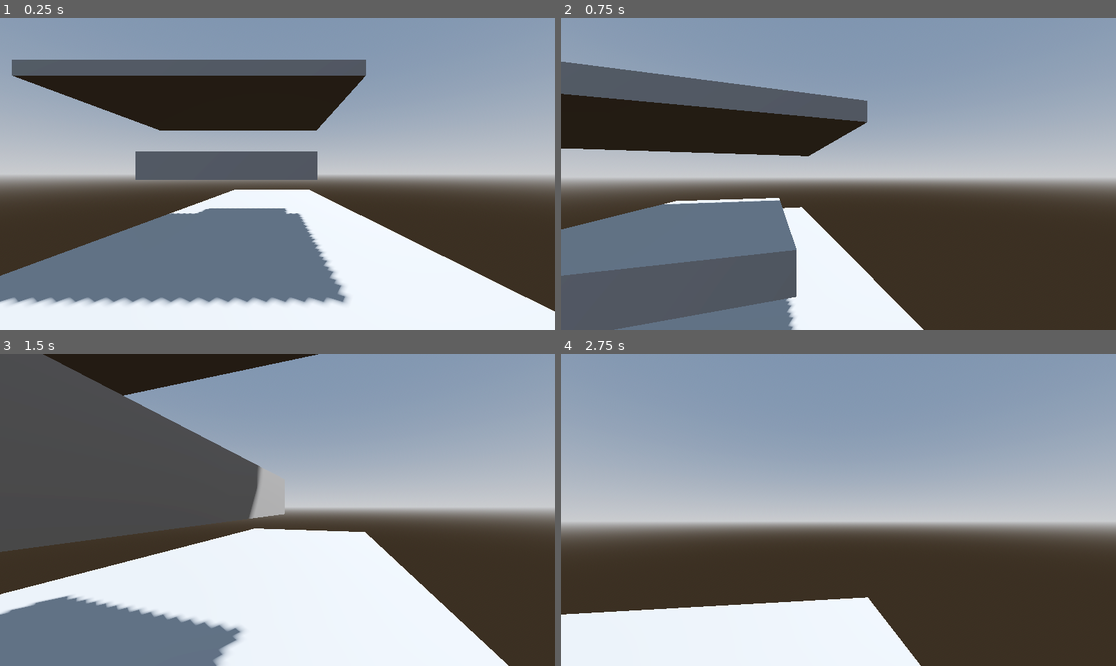
Above: before the commit, frames 1-4 (two rows, left to right).
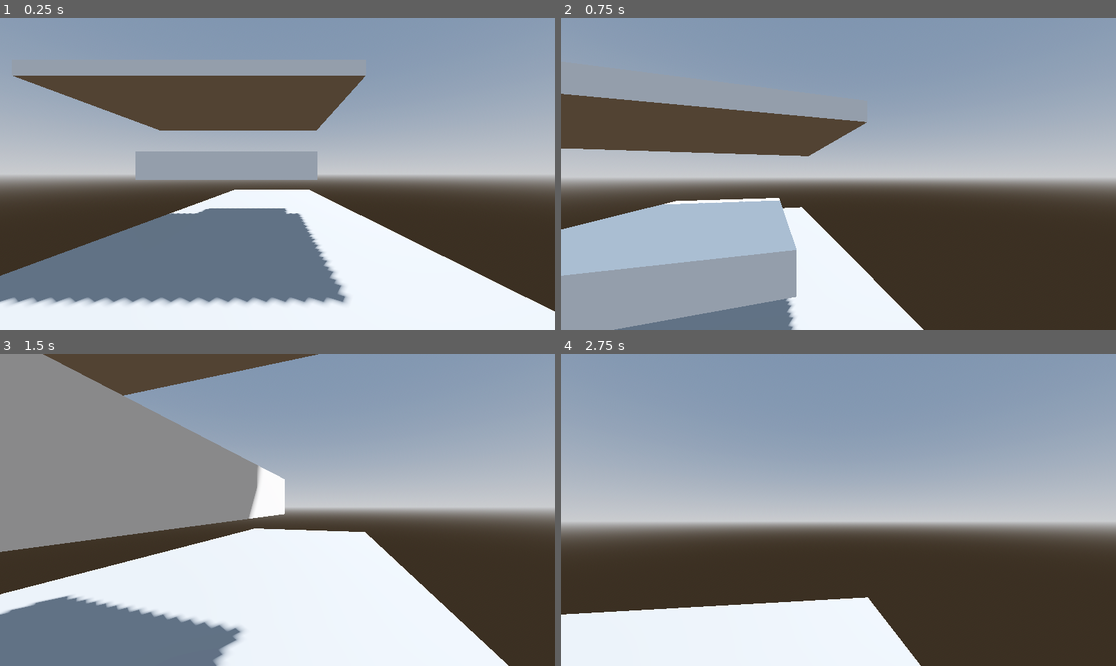
Above: after the commit, the same moments.

Repository: ErneElg162/DangDezeDubiousDimensions
Game: Godot game, scene res://Test.tscn
The game is run twice, just before and just after one commit, with the same random seed, the same clock (stepped at 60 frames per second) and the same inputs.
Inputs (mouse positions are in pixels of both pictures, inside the frame that each line leads up to):
- Up to frame 1 (0.25 s): no input
- Up to frame 2 (0.75 s): tap Enter (ui_accept) at 0.5 s; move the mouse to (866, 174) at 0.52 s; hold W (forward) from 0.53 s (still down)
- Up to frame 3 (1.5 s): keep holding W (forward); tap Enter (ui_accept) at 0.77 s; move the mouse to (249, 510) at 1.27 s
- Up to frame 4 (2.75 s): keep holding W (forward); tap Enter (ui_accept) at 1.52 s; move the mouse to (849, 503) at 2.02 s

The runs differ from the first frame. In frame 1, 14% of the frame differs, in the area x 2-66%, y 13-52%; in frame 2, 27%, in the area x 0-56%, y 14-100%; in frame 3, 24%; in frame 4, nothing differs.

Commit message:
Added wobble wobble

Diff:
--- a/dddd/4D_Shenanigans/4D_Cube.tscn
+++ b/dddd/4D_Shenanigans/4D_Cube.tscn
@@ -1,8 +1,15 @@
 [gd_scene format=3 uid="uid://cmagrieuuyohl"]
 
 [ext_resource type="Script" uid="uid://c05mku17hy2ov" path="res://4D_Shenanigans/4d_cube.gd" id="1_6h8h0"]
+[ext_resource type="Shader" uid="uid://da4c3fasd1ulo" path="res://wobble/wobble.gdshader" id="2_gioj6"]
 
 [sub_resource type="BoxMesh" id="BoxMesh_gioj6"]
+
+[sub_resource type="ShaderMaterial" id="ShaderMaterial_f8w4y"]
+render_priority = 0
+shader = ExtResource("2_gioj6")
+shader_parameter/strength = 0.5
+shader_parameter/amount = 0.0
 
 [sub_resource type="BoxShape3D" id="BoxShape3D_6h8h0"]
 
@@ -14,6 +21,7 @@
 
 [node name="MeshInstance3D" type="MeshInstance3D" parent="." unique_id=975192182]
 mesh = SubResource("BoxMesh_gioj6")
+surface_material_override/0 = SubResource("ShaderMaterial_f8w4y")
 
 [node name="CollisionShape3D" type="CollisionShape3D" parent="." unique_id=767307187]
 shape = SubResource("BoxShape3D_6h8h0")
--- a/dddd/4D_Shenanigans/4d_cube.gd
+++ b/dddd/4D_Shenanigans/4d_cube.gd
@@ -5,12 +5,38 @@
 @export var width: float
 @export var w_cent: float
 
+var wobble_duration: float = 0.5
+
+var material: ShaderMaterial
+var wobble_time: float = 0.0
+var is_wobbling: bool = false
+
+func _ready() -> void:
+	material = mesh.get_active_material(0) as ShaderMaterial
+
+func wobble(delta: float):
+	if not is_wobbling:
+		return
+
+	wobble_time += delta
+	var progress: float = wobble_time / wobble_duration
+
+	if progress >= 1.0:
+		progress = 1.0
+		is_wobbling = false
+
+	material.set_shader_parameter("amount", progress)
+
 # Called every frame. 'delta' is the elapsed time since the previous frame.
 func _process(delta: float) -> void:
 	var dist = abs(w_cent - Global.w)
 
 	if dist <= width:
-		col.disabled = false
+		if col.disabled:
+			wobble_time = 0.0
+			is_wobbling = true
+
+			col.disabled = false
 
 	else:
 		col.disabled = true
@@ -23,3 +49,5 @@
 
 	else:
 		mesh.transparency = 1
+
+	wobble(delta)
--- /dev/null
+++ b/dddd/UI/GameplayUI.tscn
@@ -0,0 +1,23 @@
+[gd_scene format=3 uid="uid://ybcwuqhen8is"]
+
+[ext_resource type="Script" uid="uid://ty3vomscw6ac" path="res://UI/gameplay_ui.gd" id="1_jbvp4"]
+
+[node name="Control" type="Control" unique_id=1911262261 node_paths=PackedStringArray("slider")]
+layout_mode = 3
+anchors_preset = 0
+size_flags_horizontal = 0
+size_flags_vertical = 0
+script = ExtResource("1_jbvp4")
+slider = NodePath("VSlider")
+
+[node name="VSlider" type="VSlider" parent="." unique_id=1421294855]
+layout_mode = 0
+offset_left = 1116.0
+offset_top = 20.0
+offset_right = 1132.0
+offset_bottom = 151.0
+max_value = 1.0
+step = 0.001
+value = 1.0
+editable = false
+scrollable = false
--- /dev/null
+++ b/dddd/UI/gameplay_ui.gd
@@ -0,0 +1,6 @@
+extends Control
+
+@export var slider: VSlider
+
+func _process(delta: float) -> void:
+	slider.set_value_no_signal(Global.w)
--- /dev/null
+++ b/dddd/wobble/wobble.gd
@@ -0,0 +1,30 @@
+extends Node3D
+
+@export var wobble_duration: float = 0.5
+
+var material: ShaderMaterial
+var wobble_time: float = 0.0
+var is_wobbling: bool = false
+
+@onready var mesh = $MeshInstance3D
+
+func _ready() -> void:
+	material = mesh.get_active_material(0) as ShaderMaterial
+
+func trigger_wobble() -> void:
+	wobble_time = 0.0
+	is_wobbling = true
+
+func _process(delta: float) -> void:
+
+	if not is_wobbling:
+		return
+
+	wobble_time += delta
+	var progress: float = wobble_time / wobble_duration
+
+	if progress >= 1.0:
+		progress = 1.0
+		is_wobbling = false
+
+	material.set_shader_parameter("amount", progress)
--- /dev/null
+++ b/dddd/wobble/wobble.gdshader
@@ -0,0 +1,11 @@
+shader_type spatial;
+
+uniform float amount : hint_range(0.0, 1.0) = 0.0;
+
+void vertex() {
+	float wobble = sin(amount * PI * 2.0) * (1.0 - amount) * 0.1;
+    VERTEX.xz *= (1.0 + wobble);
+    VERTEX.y *= (1.0 - wobble * 0.5);
+}
+
+void fragment() {}
--- /dev/null
+++ b/dddd/wobble/wobble.tscn
@@ -0,0 +1,49 @@
+[gd_scene format=3 uid="uid://goltp50idios"]
+
+[ext_resource type="Script" uid="uid://cuqpgtg54xr2l" path="res://wobble/wobble.gd" id="1_nl2vj"]
+[ext_resource type="Shader" uid="uid://da4c3fasd1ulo" path="res://wobble/wobble.gdshader" id="1_r1prp"]
+
+[sub_resource type="ProceduralSkyMaterial" id="ProceduralSkyMaterial_r1prp"]
+sky_horizon_color = Color(0.66224277, 0.6717428, 0.6867428, 1)
+ground_horizon_color = Color(0.66224277, 0.6717428, 0.6867428, 1)
+
+[sub_resource type="Sky" id="Sky_nl2vj"]
+sky_material = SubResource("ProceduralSkyMaterial_r1prp")
+
+[sub_resource type="Environment" id="Environment_sok5a"]
+background_mode = 2
+sky = SubResource("Sky_nl2vj")
+tonemap_mode = 2
+glow_enabled = true
+
+[sub_resource type="BoxMesh" id="BoxMesh_nl2vj"]
+
+[sub_resource type="ShaderMaterial" id="ShaderMaterial_nl2vj"]
+render_priority = 0
+shader = ExtResource("1_r1prp")
+shader_parameter/strength = 0.5
+shader_parameter/amount = 0.0
+
+[sub_resource type="BoxShape3D" id="BoxShape3D_g2enp"]
+
+[node name="Wobble" type="Node3D" unique_id=789225924]
+
+[node name="WorldEnvironment" type="WorldEnvironment" parent="." unique_id=1731141493]
+environment = SubResource("Environment_sok5a")
+
+[node name="DirectionalLight3D" type="DirectionalLight3D" parent="." unique_id=1356562096]
+transform = Transform3D(-0.8660254, -0.43301278, 0.25, 0, 0.49999997, 0.86602545, -0.50000006, 0.75, -0.43301266, 0, 0, 0)
+shadow_enabled = true
+
+[node name="Camera3D" type="Camera3D" parent="." unique_id=1618035749]
+transform = Transform3D(0.88827276, -0.23063634, 0.39721322, 0, 0.86479235, 0.5021297, -0.4593163, -0.4460281, 0.7681715, 1.066839, 1.2014204, 2.0073657)
+
+[node name="StaticBody3D" type="StaticBody3D" parent="." unique_id=639445599]
+script = ExtResource("1_nl2vj")
+
+[node name="MeshInstance3D" type="MeshInstance3D" parent="StaticBody3D" unique_id=761425169]
+mesh = SubResource("BoxMesh_nl2vj")
+surface_material_override/0 = SubResource("ShaderMaterial_nl2vj")
+
+[node name="CollisionShape3D" type="CollisionShape3D" parent="StaticBody3D" unique_id=1153310705]
+shape = SubResource("BoxShape3D_g2enp")
Not shown, added: dddd/UI/gameplay_ui.gd.uid
Not shown, added: dddd/wobble/wobble.gd.uid
Not shown, added: dddd/wobble/wobble.gdshader.uid
